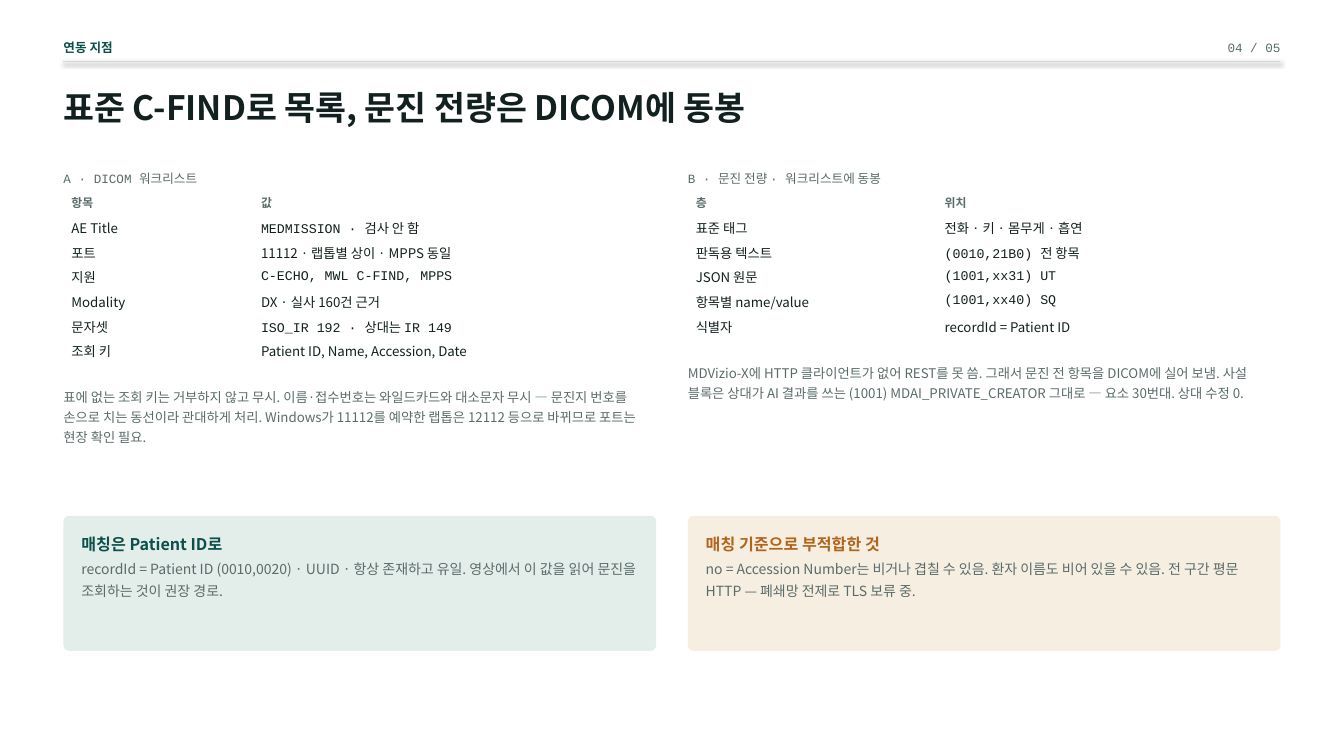
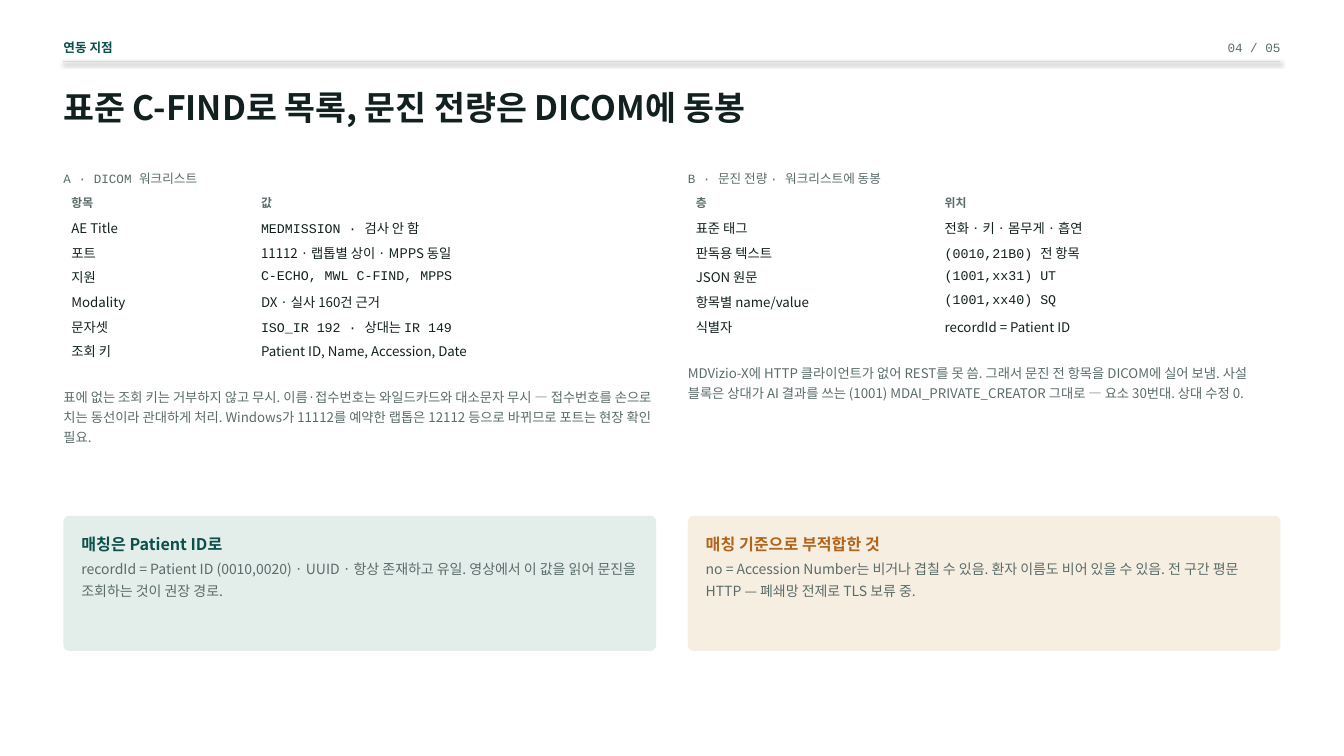
Before and after one commit to TudorJang/MedMissionBridge, a slide deck: slide 4 of docs/medmission-briefing.pptx. Drawn at 1344x756 pixels with LibreOffice and Linux fonts; fonts in the diff are those of the drawing. Boxes give left, top, right and bottom in pixels: in the first picture for what was removed or moved away, otherwise in the second. Text is boxed around its words. In the diff, an @@ line names an element or a change of style, - is before the commit and + after.

```diff
--- a/docs/medmission-briefing.pptx
+++ b/docs/medmission-briefing.pptx
@@ text at (63,391,652,443): text changed @@
-표에 없는 조회 키는 거부하지 않고 무시. 이름·접수번호는 와일드카드와 대소문자 무시 — 문진지 번호를 손으로 치는 동선이라 관대하게 처리. Windows가 11112를 예약한 랩톱은 12112 등으로 바뀌므로 포트는 현장 확인 필요.
+표에 없는 조회 키는 거부하지 않고 무시. 이름·접수번호는 와일드카드와 대소문자 무시 — 접수번호를 손으로 치는 동선이라 관대하게 처리. Windows가 11112를 예약한 랩톱은 12112 등으로 바뀌므로 포트는 현장 확인 필요.
```
Also in this commit, not shown: 10 other files.
